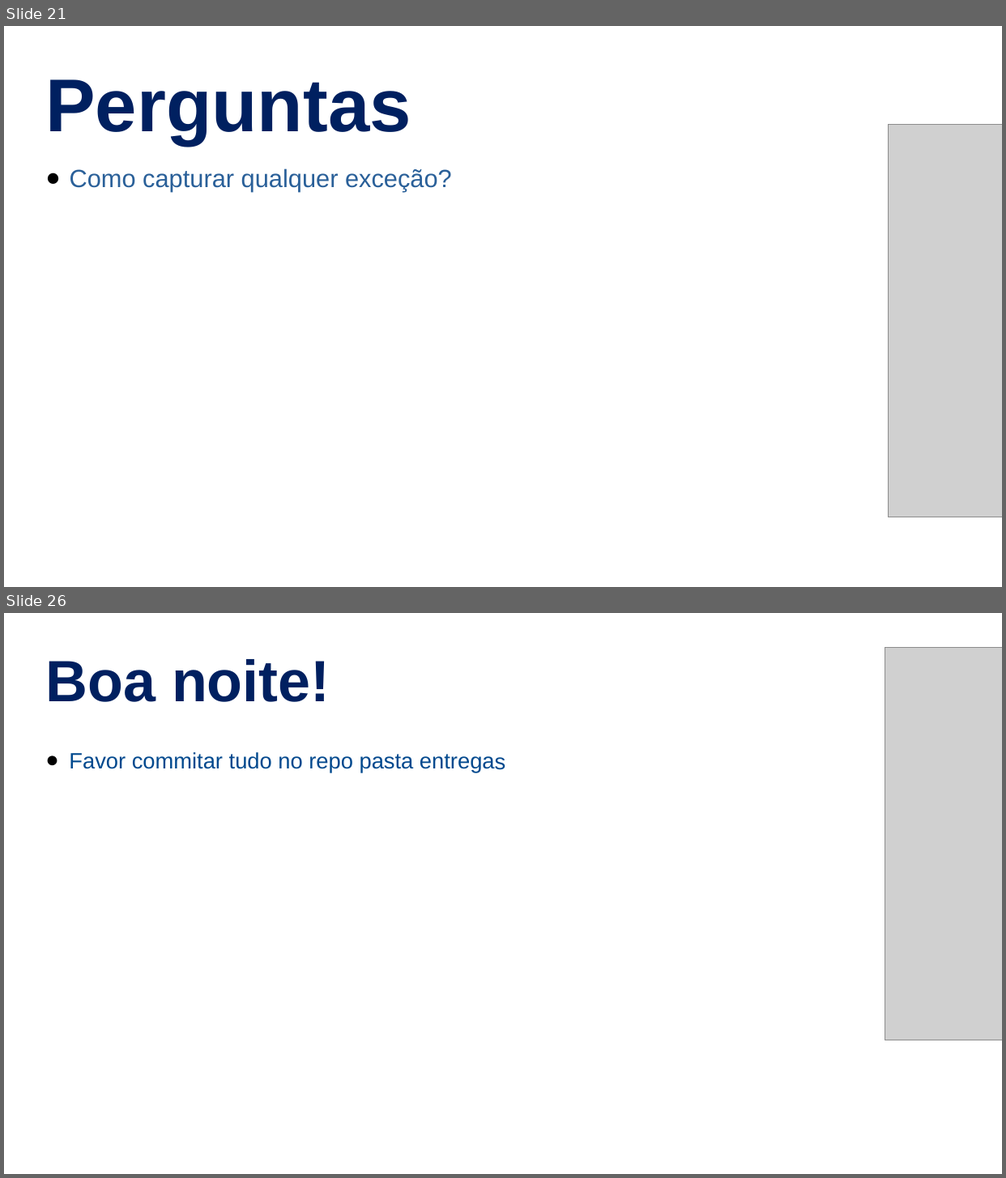
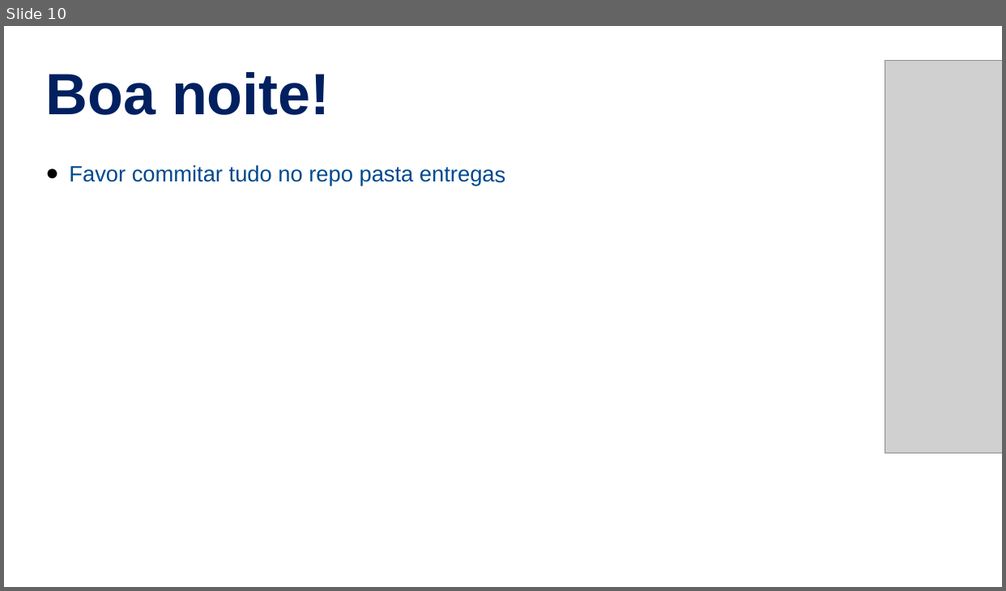
Before and after one commit to NaturalCoder/TI96, a slide deck: Aula18/Aula18.pptx. Shown one above the other, each under a label of ours: slides 21 and 26 before the commit, slide 10 after it; the slides between them are not shown. The pictures are 1006x1178 and 1006x591 pixels, drawn with LibreOffice and Linux fonts; fonts in the diff are those of the drawing; grey boxes stand for pictures. Boxes give left, top, right and bottom in pixels: in the first picture for what was removed or moved away, otherwise in the second. Text is boxed around its words. In the diff, an @@ line names an element or a change of style, - is before the commit and + after.

```diff
--- a/Aula18/Aula18.pptx
+++ b/Aula18/Aula18.pptx
@@ slide 21 removed at [4, 26, 1002, 587], background #FFFFFF @@
@@ text removed at [45, 79, 411, 145] @@
-Perguntas
@@ picture removed at [889, 125, 1002, 518] @@
@@ text removed at [70, 169, 452, 191] @@
-● Como capturar qualquer exceção?
@@ what was slide 26 is now slide 10 @@
```
Also in this commit, not shown: 1 slide changed, 4 slides added, 19 other slides removed, 9 other files.
